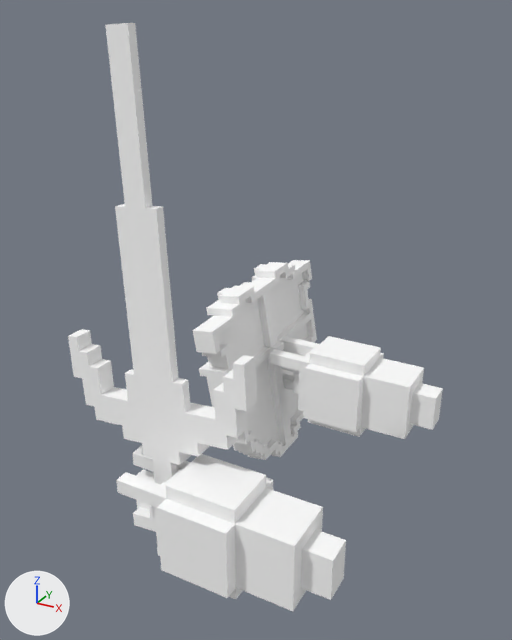
Before and after pictures for a commit that changed the Blender file AnimacionAtaque/PrimeraPersonaFinalAtaque.blend.
Camera for both pictures: a 50 mm lens placed at (4.78, -7.76, 5.85), pointed at (0.01, 0.92, 1.51). Lighting does not change. The marker at lower left points along +X, +Y and +Z.

In view in the first picture: 'manoDer.000', 'manoDer.001', 'untitled-0', 'untitled-1'.
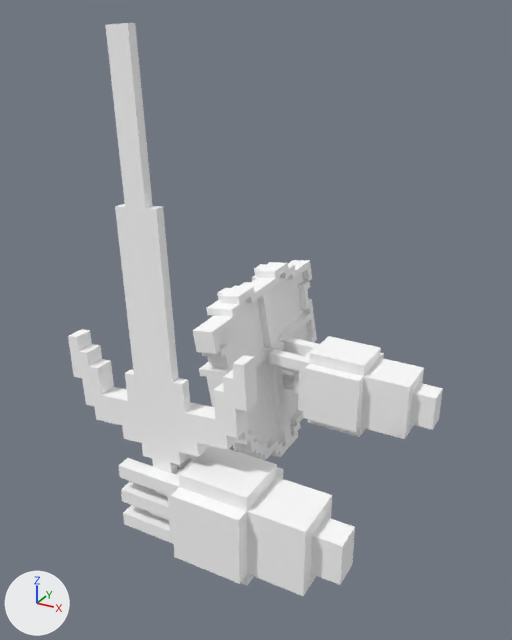
Location of each change, [x1, y1, x2, y2] in pixels of the pictures (512 x 640 px):
'manoDer.001', moved, rescaled (9% shorter)
    before: [116, 446, 346, 611]
    after: [119, 446, 355, 596]

The change, as a list of edits to the scene's bpy script:
```text
Change ob_manoder_001:
    ob_manoder_001.location: (0.46, -1.41, -0.32) -> (0.46, -1.23, -0.34)
    ob_manoder_001.scale: (2.01, 2.01, 2.01) -> (2.01, -2.01, 2.01)
```
